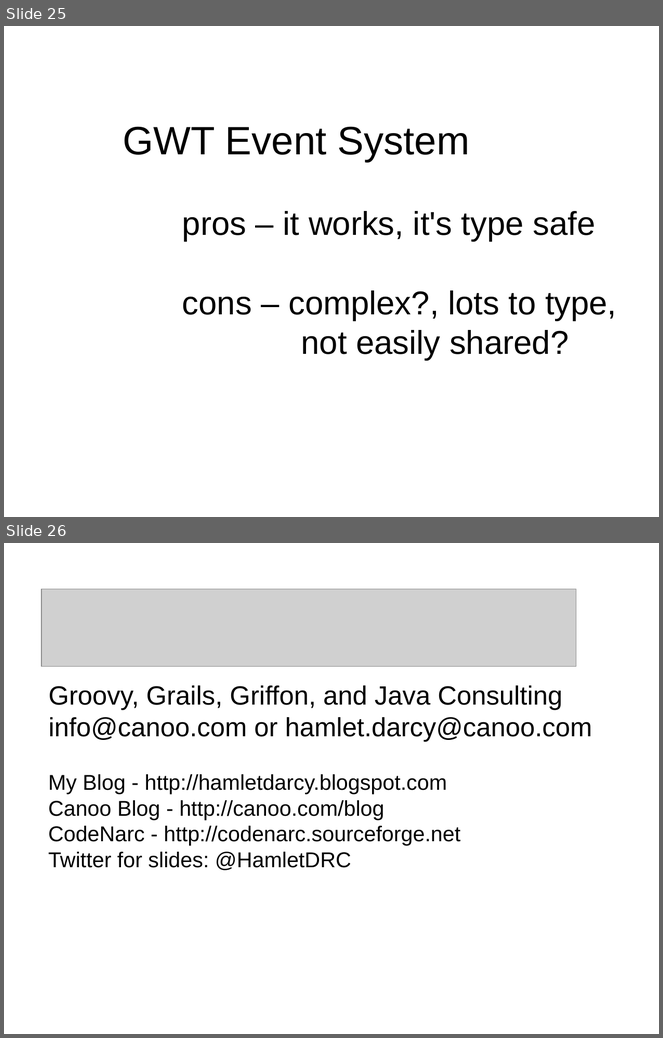
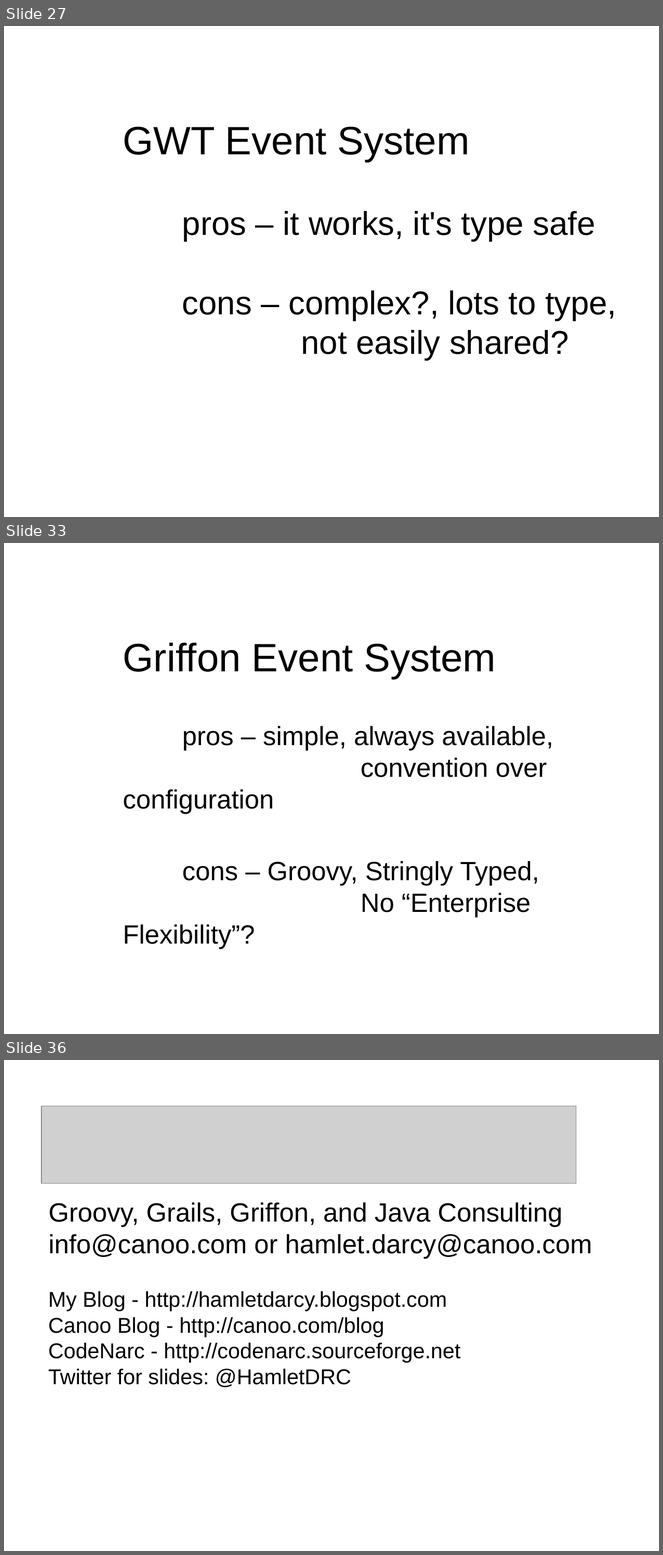
Before and after one commit to HamletDRC/presentations, a slide deck: presopatterns/PresentationPatterns-springio-2011.odp. Shown one above the other, each under a label of ours: slides 25 and 26 before the commit, slides 27, 33 and 36 after it; the slides between them are not shown. The pictures are 663x1038 and 663x1555 pixels, drawn with LibreOffice and Linux fonts; fonts in the diff are those of the drawing; grey boxes stand for pictures; background and template pictures are left out. Boxes give left, top, right and bottom in pixels: in the first picture for what was removed or moved away, otherwise in the second. Text is boxed around its words. In the diff, an @@ line names an element or a change of style, - is before the commit and + after.

Commit message:
griffon examples in Preso Patterns.

```diff
--- a/presopatterns/PresentationPatterns-springio-2011.odp
+++ b/presopatterns/PresentationPatterns-springio-2011.odp
@@ slide 33 added at <box>4,543,659,1034</box>, background picture (left out) @@
@@ text added at <box>123,642,554,949</box>, 32 pt, text #000000 @@
+Griffon Event System
+pros – simple, always available,
+convention over configuration
+cons – Groovy, Stringly Typed,
+No “Enterprise Flexibility”?
@@ what was slide 25 is now slide 27 @@
@@ what was slide 26 is now slide 36 @@
```
Also in this commit, not shown: 9 other slides added, 2 other files.
